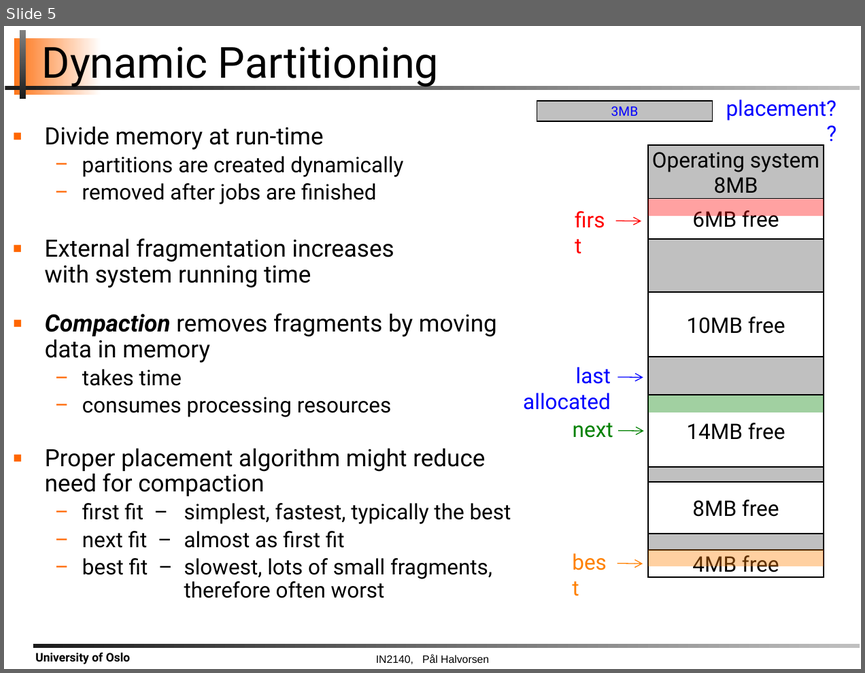
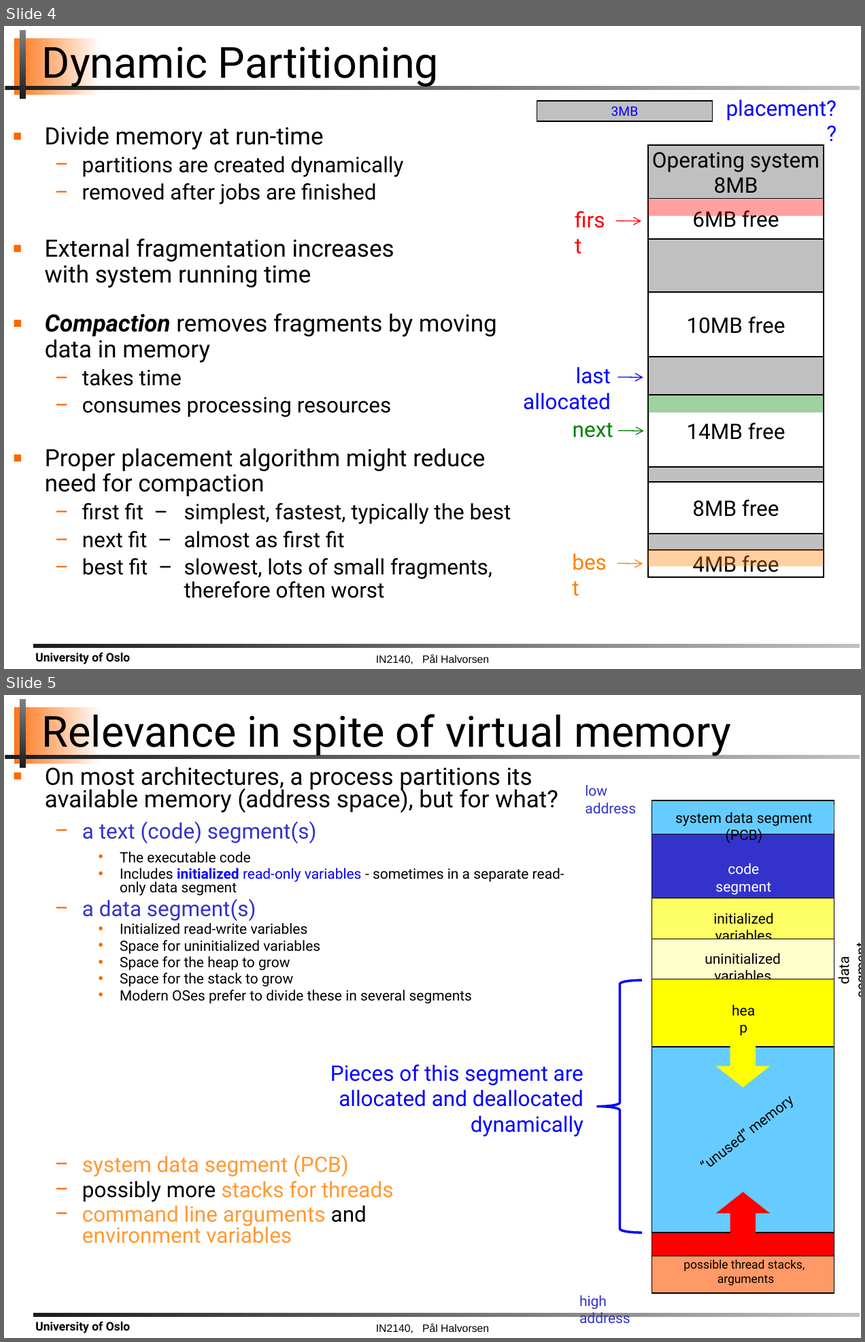
Before and after one commit to claraAsplund/IN2140_Oblig, a slide deck: plenum/02_mem_fit/slides/05-os-plenum-partitioning.pptx. Shown one above the other, each under a label of ours: slide 5 before the commit, slides 4 and 5 after it. The pictures are 865x673 and 865x1342 pixels, drawn with LibreOffice and Linux fonts; fonts in the diff are those of the drawing; background and template pictures are left out. Boxes give left, top, right and bottom in pixels: in the first picture for what was removed or moved away, otherwise in the second. Text is boxed around its words. In the diff, an @@ line names an element or a change of style, - is before the commit and + after.

```diff
--- a/plenum/02_mem_fit/slides/05-os-plenum-partitioning.pptx
+++ b/plenum/02_mem_fit/slides/05-os-plenum-partitioning.pptx
@@ slide 5 added at box(4, 695, 861, 1338), background #FFFFFF; not listed: 6 template elements that a slide beside it also shows @@
@@ title added at box(42, 708, 731, 758), 36 pt, text #000000 @@
+Relevance in spite of virtual memory
@@ text added at box(45, 763, 564, 1243), 12 pt, text #000000 @@
+▪ On most architectures, a process partitions its available memory (address space), but for what?
+  − a text (code) segment(s)
+    • The executable code
+    • Includes initialized read-only variables - sometimes in a separate read-only data segment
+  − a data segment(s)
+    • Initialized read-write variables
+    • Space for uninitialized variables
+    • Space for the heap to grow
+    • Space for the stack to grow
+    • Modern OSes prefer to divide these in several segments
+  − system data segment (PCB)
+  − possibly more stacks for threads
+  − command line arguments and
+    environment variables
@@ text added at box(585, 785, 636, 813), 12 pt, text #3333CC @@
+low address
@@ rectangle added at box(652, 800, 834, 1293), fill #66CCFF, outline #000000 0.75 pt @@
@@ rectangle added at box(652, 800, 834, 834), fill #66CCFF, outline #000000 0.75 pt @@
@@ text added at box(675, 813, 762, 843), 12 pt, text #000000 @@
+system data segment (PCB)
@@ text added at box(725, 812, 813, 826), 12 pt, text #000000 @@
+data segment
@@ rectangle added at box(652, 834, 834, 898), fill #3333CC, outline #000000 0.75 pt @@
@@ text added at box(715, 863, 771, 895), 12 pt, text #FFFFFF @@
+code segment
@@ rectangle added at box(652, 898, 834, 1047), fill #FF9933, outline #000000 0.75 pt @@
@@ rectangle added at box(652, 898, 834, 938), fill #FFFF66, outline #000000 0.75 pt @@
@@ rectangle added at box(652, 912, 834, 1060), fill #66CCFF, outline #000000 0.75 pt @@
@@ text added at box(713, 913, 773, 945), 12 pt, text #000000 @@
+initialized variables
@@ rectangle added at box(652, 938, 834, 979), fill #FFFFCC, outline #000000 0.75 pt @@
@@ text added at box(704, 953, 781, 985), 12 pt, text #000000 @@
+uninitialized variables
@@ text added at box(834, 959, 853, 984), 12 pt, text #000000 @@
+data segment
@@ rectangle added at box(652, 979, 834, 1047), fill #FFFF00, outline #000000 0.75 pt @@
@@ left brace added at box(598, 981, 643, 1232), outline #0501FF 2 pt @@
@@ text added at box(726, 998, 761, 1023), 12 pt, text #000000 @@
+heap
@@ down arrow added at box(716, 1043, 770, 1087), fill #FFFF00 @@
@@ text added at box(330, 1064, 583, 1136), 18 pt, text #0501FF @@
+Pieces of this segment are allocated and deallocated dynamically
@@ text added at box(687, 1081, 807, 1181), 12 pt, text #000000 @@
+“unused” memory
@@ down arrow added at box(716, 1192, 770, 1236), fill #FF0000 @@
@@ rectangle added at box(652, 1232, 834, 1293), fill #FF0000, outline #000000 0.75 pt @@
@@ rectangle added at box(652, 1255, 834, 1292), fill #FF9966, outline #000000 0.75 pt @@
@@ text added at box(683, 1259, 805, 1285), 10 pt, text #000000 @@
+possible thread stacks,
+arguments
@@ text added at box(725, 1249, 762, 1275), 12 pt, text #000000 @@
+stack
@@ text added at box(579, 1295, 630, 1323), 12 pt, text #3333CC @@
+high address
@@ what was slide 5 is now slide 4 @@
```
Also in this commit, not shown: 1 slide changed, 1 other slide added, 3 slides removed.
